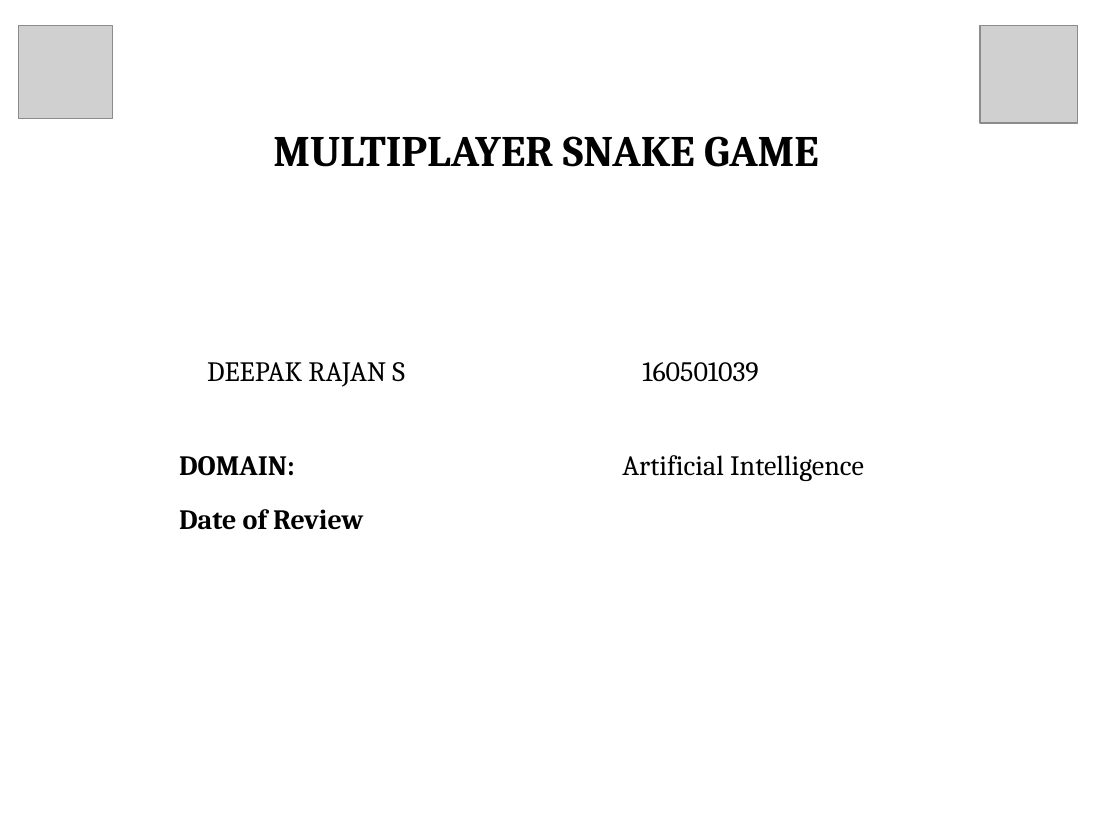
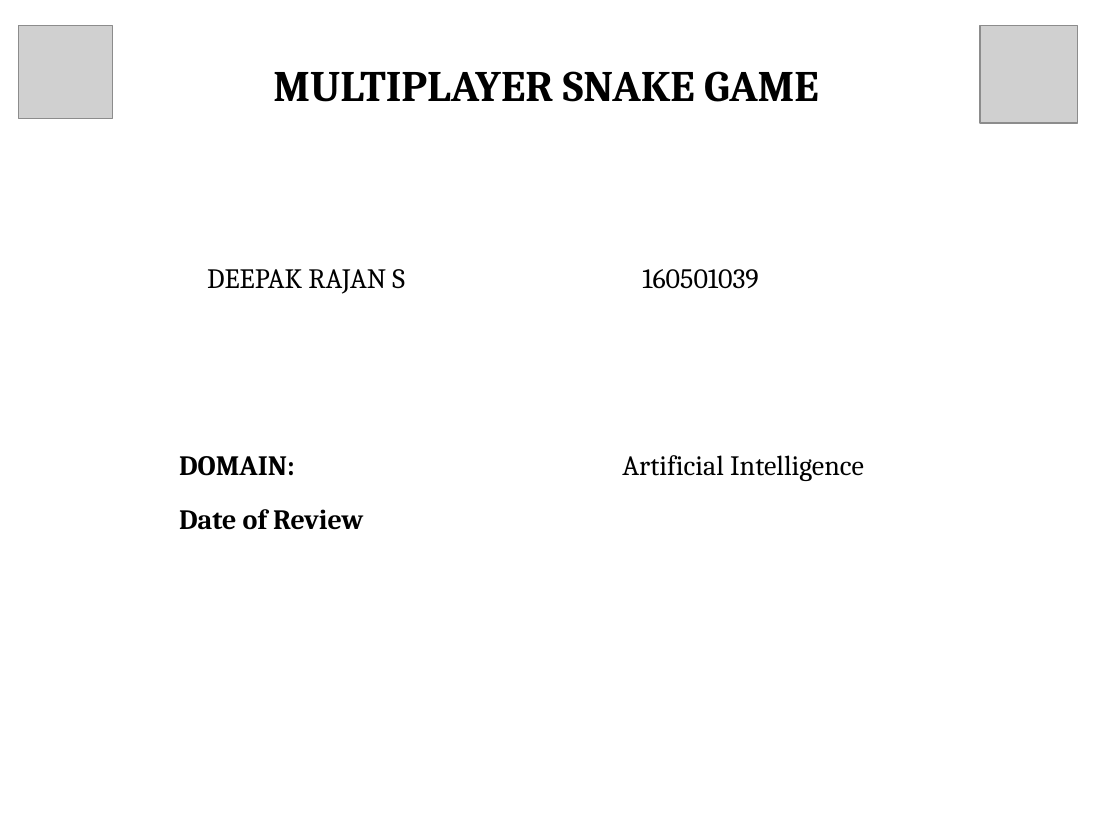
Before and after one commit to Greeny6092/Mini-Project-sem7-, a slide deck: slide 1 of presentation/AI BASED MULTIPLAYER SNAKE GAME(mini project).pptx. Drawn at 1120x840 pixels with LibreOffice and Linux fonts; fonts in the diff are those of the drawing; grey boxes stand for pictures. Boxes give left, top, right and bottom in pixels: in the first picture for what was removed or moved away, otherwise in the second. Text is boxed around its words. In the diff, an @@ line names an element or a change of style, - is before the commit and + after.

```diff
--- a/presentation/AI BASED MULTIPLAYER SNAKE GAME(mini project).pptx
+++ b/presentation/AI BASED MULTIPLAYER SNAKE GAME(mini project).pptx
@@ title "MULTIPLAYER SNAKE GAME": place and size @@
-title "MULTIPLAYER SNAKE GAME" at <box>273,136,819,167</box>
+title "MULTIPLAYER SNAKE GAME" at <box>273,71,819,102</box>
@@ table: place and size @@
-table at <box>196,345,949,457</box>
+table at <box>196,252,949,364</box>
```
Also in this commit, not shown: 2 other slides changed.
